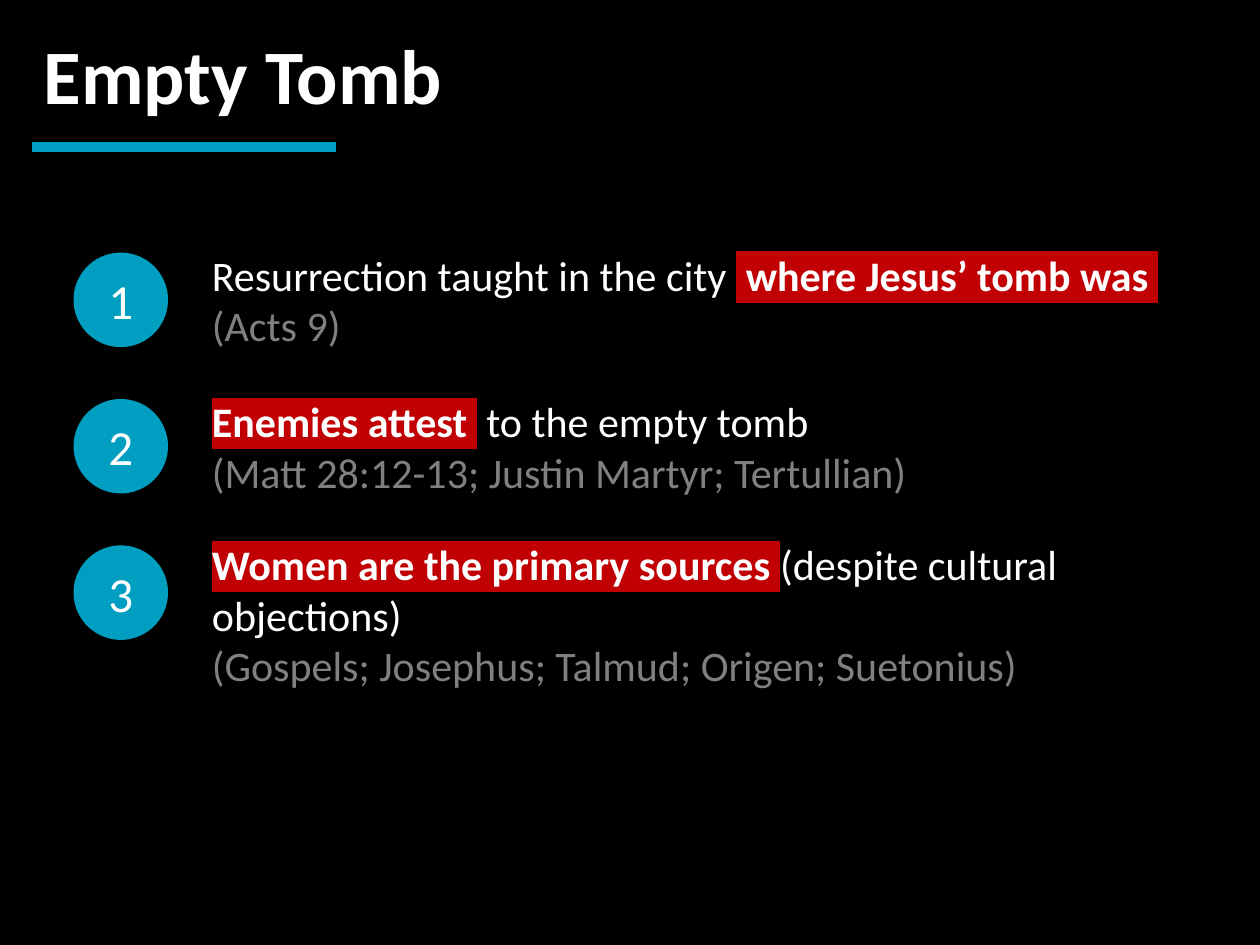
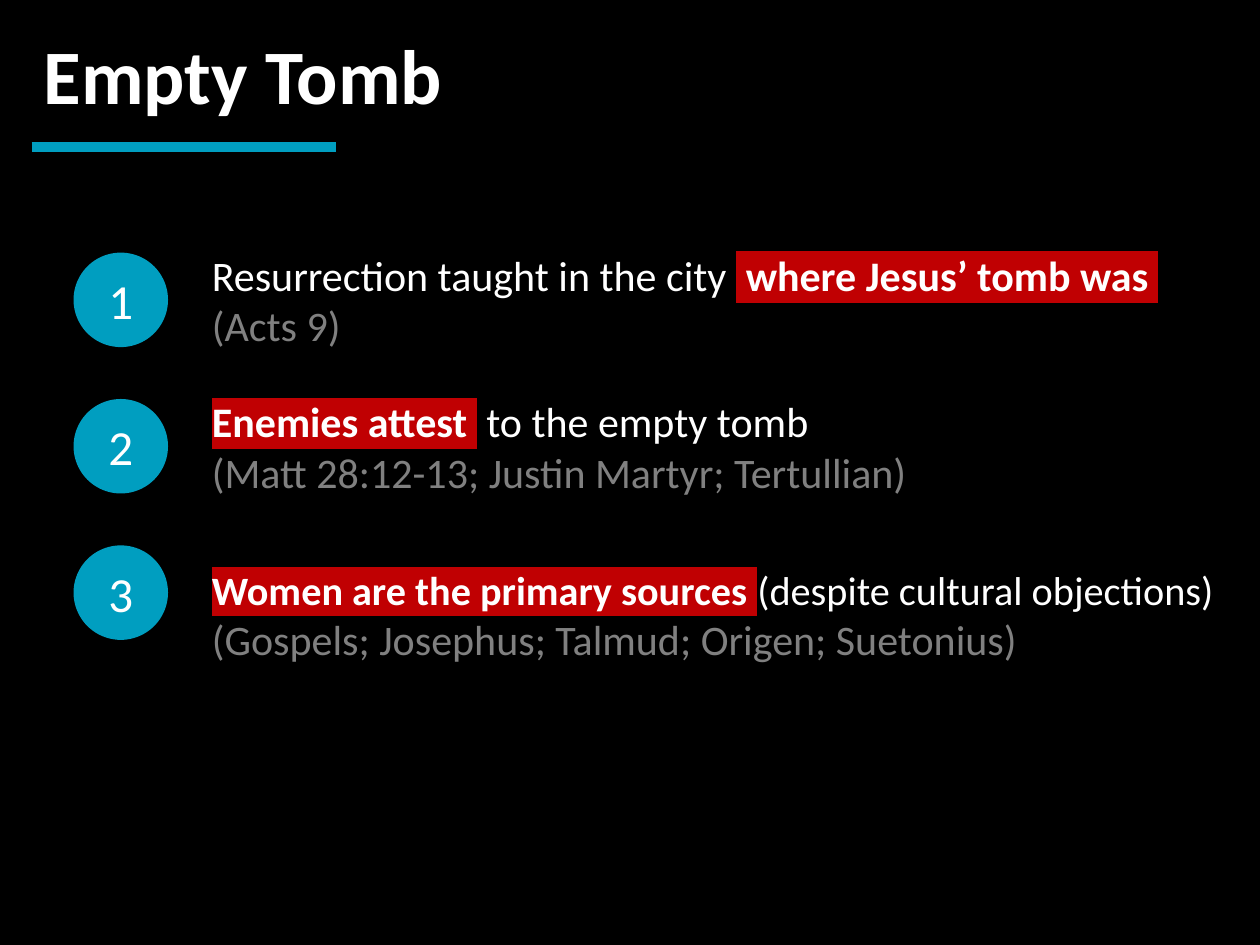
Before and after one commit to LukeMurphey/Ai1L, a slide deck: slide 9 of companion-website/public/files/25. Facts 3 and 4.pptx. Drawn at 1260x945 pixels with LibreOffice and Linux fonts; fonts in the diff are those of the drawing. Boxes give left, top, right and bottom in pixels: in the first picture for what was removed or moved away, otherwise in the second. Text is boxed around its words. In the diff, an @@ line names an element or a change of style, - is before the commit and + after.

```diff
--- a/companion-website/public/files/25. Facts 3 and 4.pptx
+++ b/companion-website/public/files/25. Facts 3 and 4.pptx
@@ text at (x1=212, y1=575, x2=1214, y2=612): size 24 to 23 pt in "Women are the primary sources (despite cultural ..." @@
```
Also in this commit, not shown: 1 slide added.
